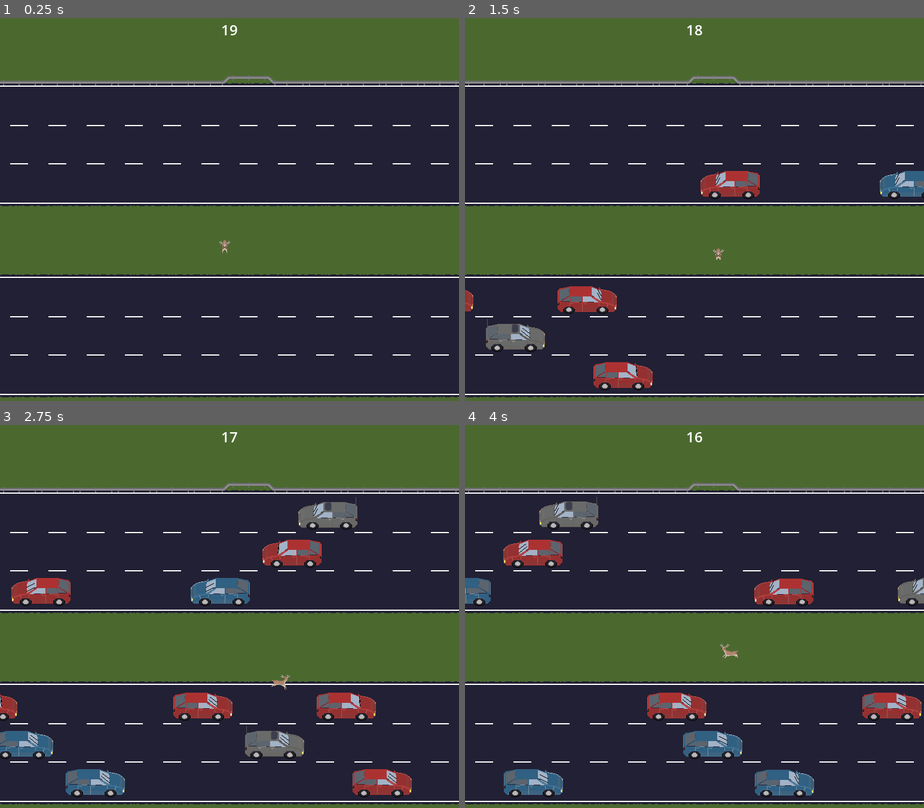
Above: before the commit, frames 1-4 (two rows, left to right).
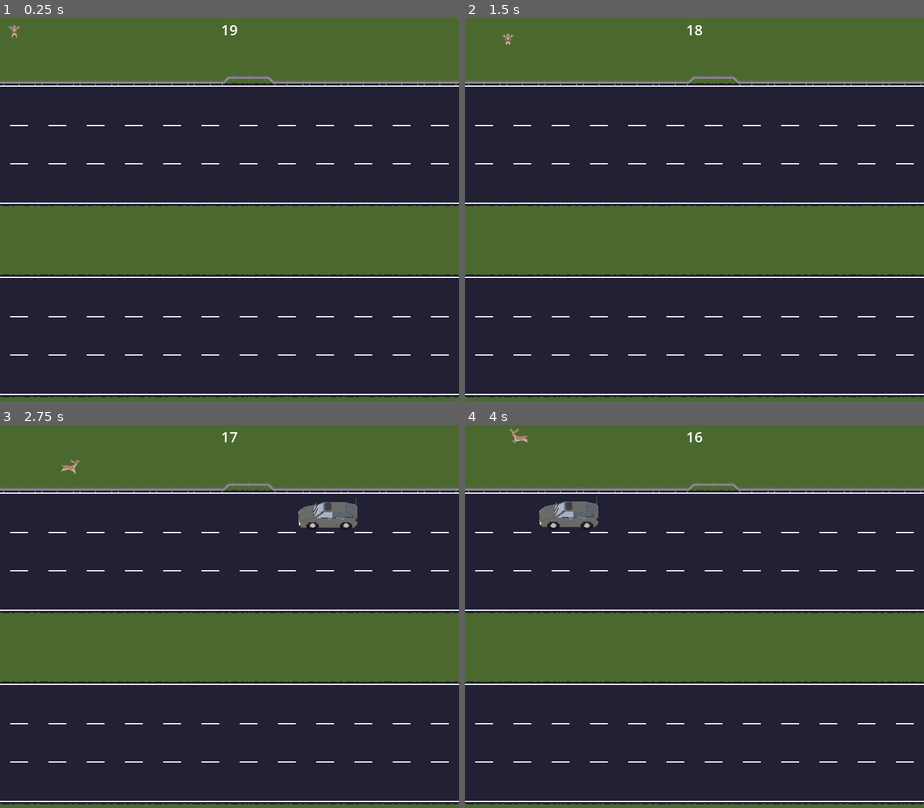
Above: after the commit, the same moments.

Repository: Pedro-T/deer-in-the-headlights
Game: Godot game, scene res://Main.tscn
The game is run twice, just before and just after one commit, with the same random seed, the same clock (stepped at 60 frames per second) and the same inputs.
Inputs:
- Up to frame 1 (0.25 s): no input
- Up to frame 2 (1.5 s): hold D (move_right) 0.53-1.28 s; hold S (move_down) from 1.28 s (still down)
- Up to frame 3 (2.75 s): release S (move_down) at 2.03 s; hold D (move_right) from 2.03 s (still down)
- Up to frame 4 (4 s): release D (move_right) at 2.78 s; hold W (move_up) 2.78-3.53 s; hold A (move_left) from 3.53 s (still down)

The runs differ from the first frame. In frame 1, less than 0.1% of the frame differs, in the area x 1-51%, y 1-62%; in frame 2, 3.7%; in frame 3, 7.0%, in the area x 0-90%, y 9-98%; in frame 4, 6.0%.

Commit message:
add basic game over screen and reset

Diff:
--- a/deer-in-the-headlights/Main.tscn
+++ b/deer-in-the-headlights/Main.tscn
@@ -7,6 +7,7 @@
 [ext_resource type="PackedScene" uid="uid://et1e86pvhcod" path="res://stage/gutter/VehicleGutter.tscn" id="6_lgr22"]
 [ext_resource type="PackedScene" uid="uid://ck3w8a1qo2gwx" path="res://stage/traffic/VehicleSpawnController.tscn" id="6_trn2v"]
 [ext_resource type="PackedScene" uid="uid://k8ejp0bpbay5" path="res://stage/traffic/VehicleSpawnNode.tscn" id="7_03owx"]
+[ext_resource type="PackedScene" uid="uid://crs4x04sgqv7i" path="res://overlay_screens/Screens.tscn" id="8_trn2v"]
 
 [sub_resource type="RectangleShape2D" id="RectangleShape2D_cm0pq"]
 resource_local_to_scene = true
@@ -80,17 +81,15 @@
 [node name="Gutters" type="Node" parent="Stage/VehicleContainer"]
 
 [node name="VehicleGutterW" parent="Stage/VehicleContainer/Gutters" instance=ExtResource("6_lgr22")]
-position = Vector2(-192, 384)
-rotation = 1.5707964
+position = Vector2(-184, 224)
 
 [node name="VehicleGutterE" parent="Stage/VehicleContainer/Gutters" instance=ExtResource("6_lgr22")]
-position = Vector2(960, 384)
-rotation = -1.5707964
+position = Vector2(952, 544)
 
 [node name="PlayerContainer" type="Node" parent="Stage"]
 
 [node name="Player" parent="Stage/PlayerContainer" instance=ExtResource("3_r0du0")]
-position = Vector2(376, 392)
+position = Vector2(24, 32)
 
 [node name="ForegroundRenderOver" type="TileMapLayer" parent="Stage"]
 
@@ -102,5 +101,7 @@
 horizontal_alignment = 1
 vertical_alignment = 1
 
+[node name="Screens" parent="." instance=ExtResource("8_trn2v")]
+
 [editable path="Stage/WorldColliders/NoGoArea"]
 [editable path="Stage/WorldColliders/NoGoArea2"]
--- /dev/null
+++ b/deer-in-the-headlights/overlay_screens/Screens.tscn
@@ -0,0 +1,37 @@
+[gd_scene load_steps=2 format=3 uid="uid://crs4x04sgqv7i"]
+
+[ext_resource type="Script" uid="uid://cn0fgfhycc8vo" path="res://overlay_screens/screens.gd" id="1_iq8hk"]
+
+[node name="Screens" type="Node"]
+script = ExtResource("1_iq8hk")
+
+[node name="GameOverScreen" type="Node2D" parent="."]
+visible = false
+
+[node name="ColorRect" type="ColorRect" parent="GameOverScreen"]
+offset_right = 768.0
+offset_bottom = 768.0
+color = Color(0, 0, 0, 1)
+
+[node name="Label" type="Label" parent="GameOverScreen"]
+offset_left = 256.0
+offset_top = 192.0
+offset_right = 512.0
+offset_bottom = 320.0
+text = "Game Over
+You Lost!
+
+Try again?"
+horizontal_alignment = 1
+
+[node name="Button" type="Button" parent="GameOverScreen"]
+offset_left = 320.0
+offset_top = 336.0
+offset_right = 448.0
+offset_bottom = 367.0
+text = "Return to Title"
+
+[node name="TitleScreen" type="Node2D" parent="."]
+visible = false
+
+[connection signal="pressed" from="GameOverScreen/Button" to="." method="_on_title_return_button_pressed"]
--- /dev/null
+++ b/deer-in-the-headlights/overlay_screens/screens.gd
@@ -0,0 +1,11 @@
+class_name Screens extends Node
+
+func show_game_over(_ending: GameManager.GameEnding) -> void:
+    $GameOverScreen.visible = true
+
+func hide_game_over() -> void:
+    $GameOverScreen.visible = false
+
+func _on_title_return_button_pressed() -> void:
+    hide_game_over()
+    GameManager.start()
Not shown: 1 places in deer-in-the-headlights/Main.tscn that only renumber resources
Not shown, added: deer-in-the-headlights/overlay_screens/screens.gd.uid
